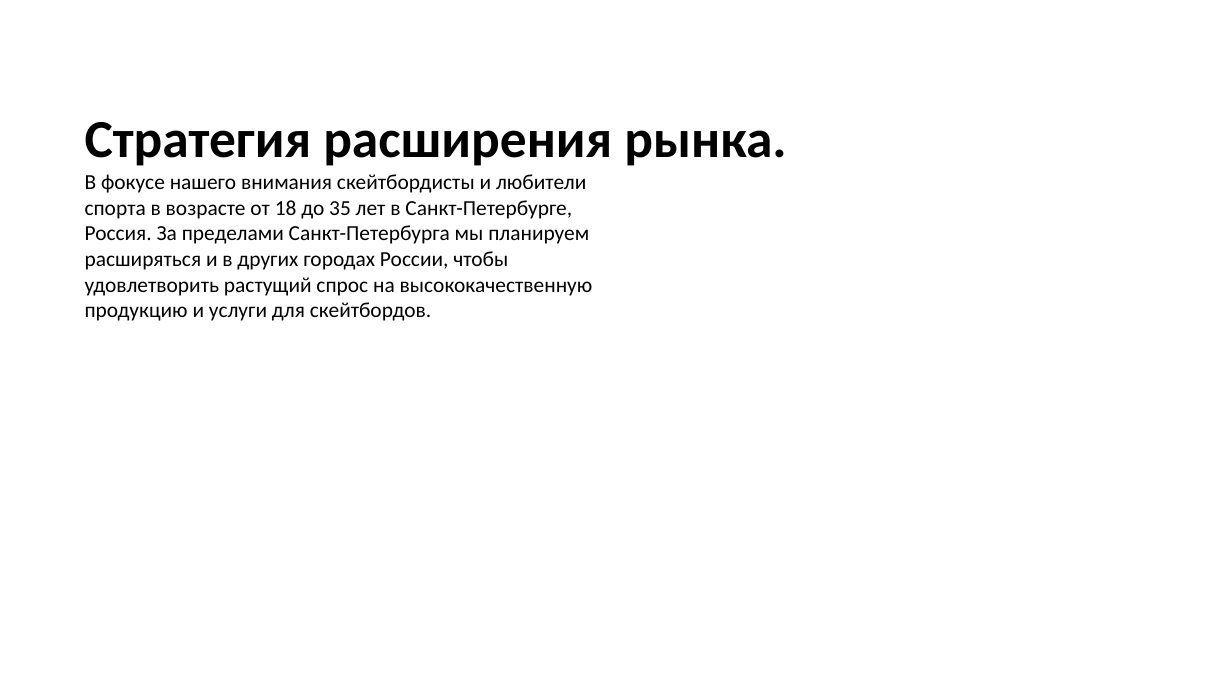
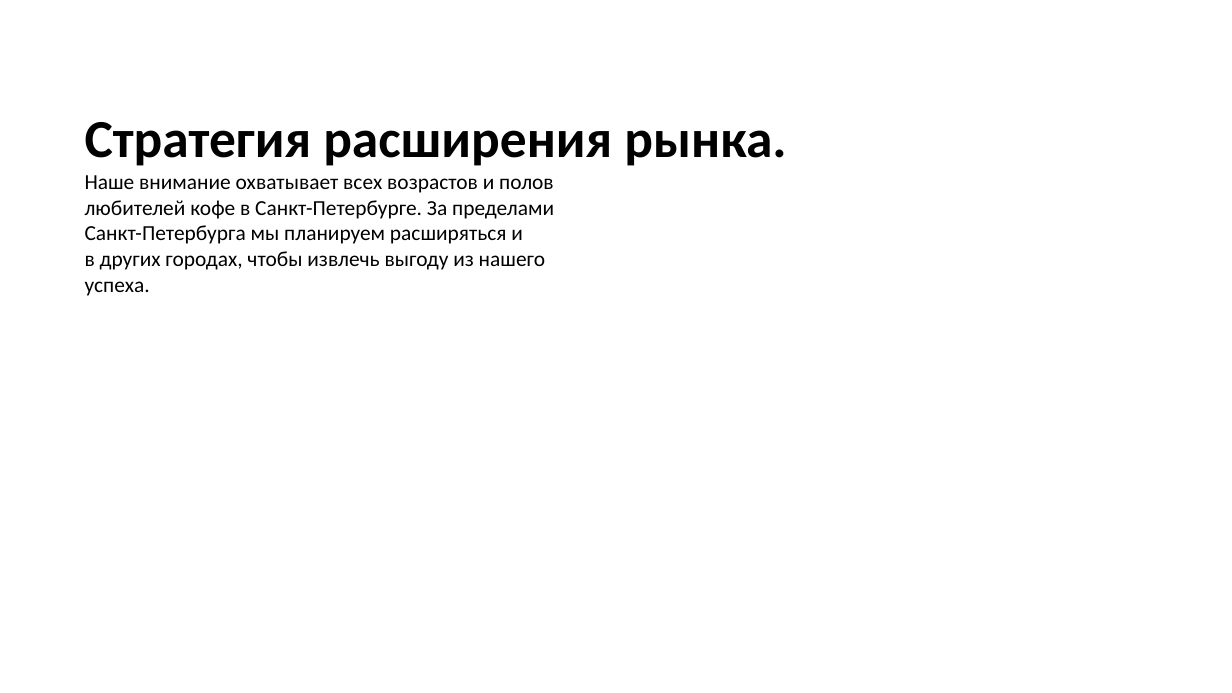
Before and after one commit to danila-zol/simpleslides, a slide deck: slide 8 of gen/test2.pptx (slide 7 before the commit). Drawn at 1232x693 pixels with LibreOffice and Linux fonts; fonts in the diff are those of the drawing. Boxes give left, top, right and bottom in pixels: in the first picture for what was removed or moved away, otherwise in the second. Text is boxed around its words. In the diff, an @@ line names an element or a change of style, - is before the commit and + after.

```diff
--- a/gen/test2.pptx
+++ b/gen/test2.pptx
@@ text at [85,175,554,296]: text changed @@
-В фокусе нашего внимания скейтбордисты и любители
-спорта в возрасте от 18 до 35 лет в Санкт-Петербурге,
-Россия. За пределами Санкт-Петербурга мы планируем
-расширяться и в других городах России, чтобы
-удовлетворить растущий спрос на высококачественную
-продукцию и услуги для скейтбордов.
+Наше внимание охватывает всех возрастов и полов
+любителей кофе в Санкт-Петербурге. За пределами
+Санкт-Петербурга мы планируем расширяться и
+в других городах, чтобы извлечь выгоду из нашего
+успеха.
```
Also in this commit, not shown: 8 other slides changed, 2 slides added, 1 slide removed, 3 other files.
